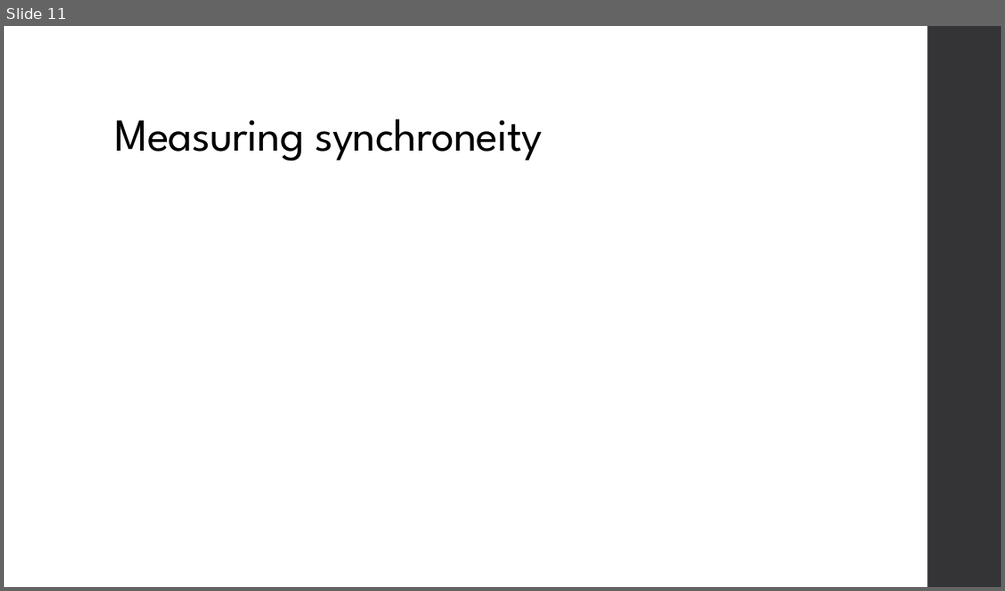
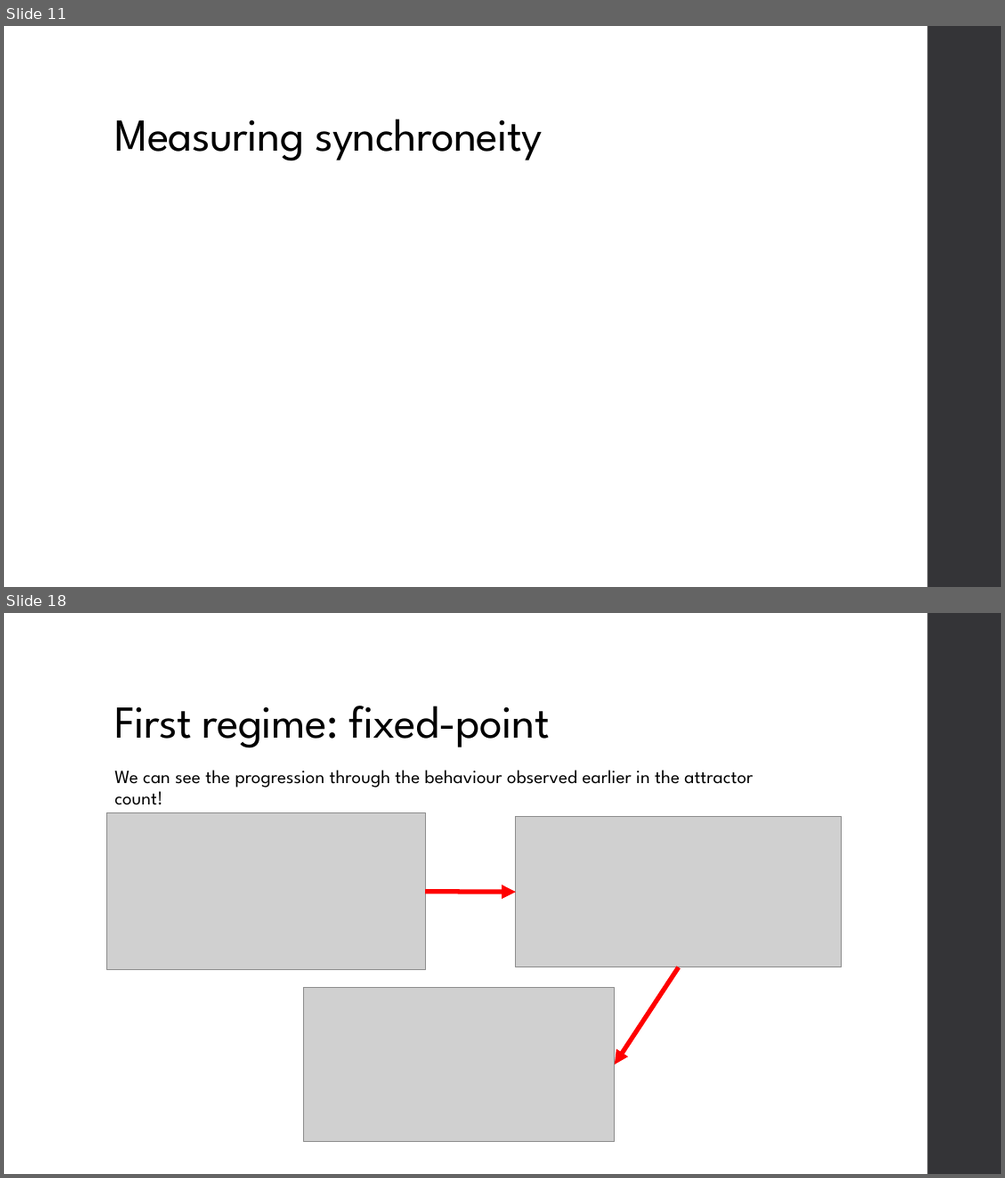
Before and after one commit to JonasEBrown/University, a slide deck: EPSRC Internship/October Presentation.pptx. Shown one above the other, each under a label of ours: slide 11 before the commit, slides 11 and 18 after it; the slides between them are not shown. The pictures are 1005x591 and 1005x1178 pixels, drawn with LibreOffice and Linux fonts; fonts in the diff are those of the drawing; grey boxes stand for pictures. Boxes give left, top, right and bottom in pixels: in the first picture for what was removed or moved away, otherwise in the second. Text is boxed around its words. In the diff, an @@ line names an element or a change of style, - is before the commit and + after.

```diff
--- a/EPSRC Internship/October Presentation.pptx
+++ b/EPSRC Internship/October Presentation.pptx
@@ slide 18 added at bbox=[4, 613, 1001, 1174], background #FFFFFF; not listed: 1 template element that a slide beside it also shows @@
@@ title added at bbox=[114, 706, 550, 748], 44 pt, text #000000 @@
+First regime: fixed-point
@@ text added at bbox=[114, 770, 752, 805], 18 pt, text #000000 @@
+We can see the progression through the behaviour observed earlier in the attractor count!
@@ picture added at bbox=[107, 813, 425, 970] @@
@@ picture added at bbox=[516, 817, 841, 967] @@
@@ arrow added from (425, 892) to (516, 892), #FF0000 4.5 pt @@
@@ arrow added from (679, 967) to (615, 1064), #FF0000 4.5 pt @@
@@ picture added at bbox=[303, 988, 615, 1142] @@
```
Also in this commit, not shown: 8 slides changed, 13 other slides added, 3 slides removed, 16 other files.
